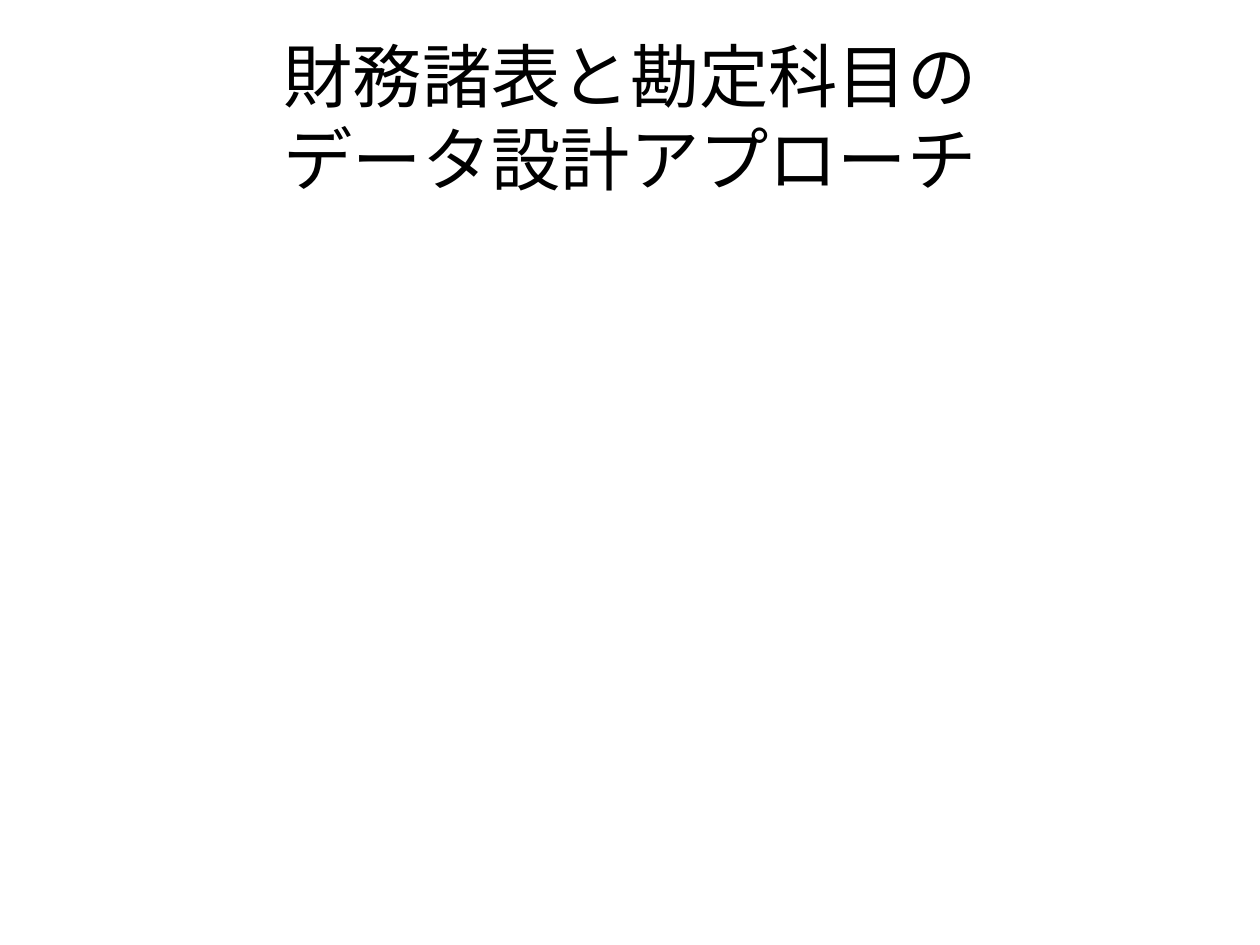
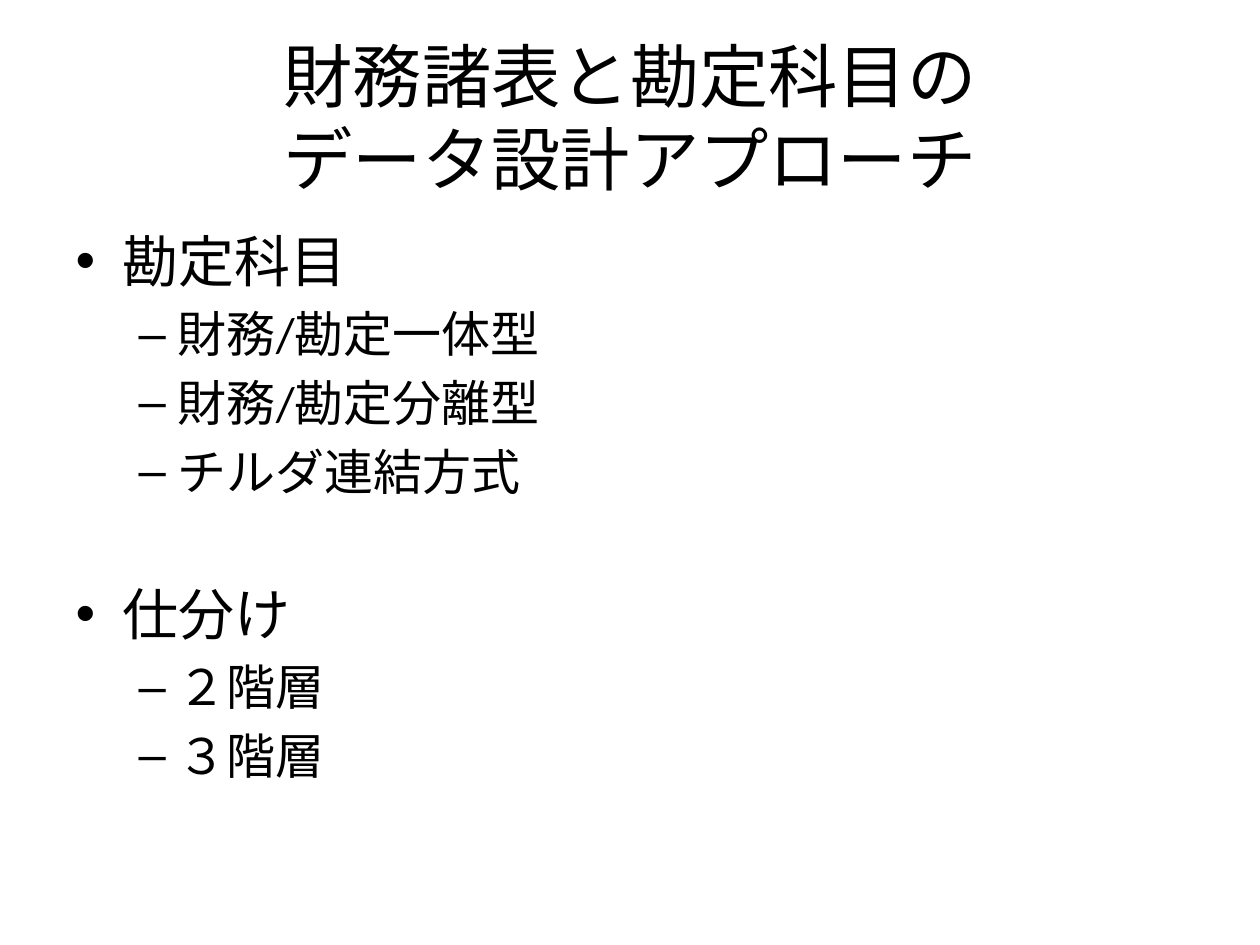
Before and after one commit to k2works/rails_accounting, a slide deck: slide 9 of ppt/プレゼン資料.pptx (slide 8 before the commit). Drawn at 1260x945 pixels with LibreOffice and Linux fonts; fonts in the diff are those of the drawing. Boxes give left, top, right and bottom in pixels: in the first picture for what was removed or moved away, otherwise in the second. Text is boxed around its words. In the diff, an @@ line names an element or a change of style, - is before the commit and + after.

Commit message:
設計資料作成

```diff
--- a/ppt/プレゼン資料.pptx
+++ b/ppt/プレゼン資料.pptx
@@ text added at bbox=[123, 235, 539, 778], 28 pt, text #000000 @@
+• 勘定科目
+  – 財務/勘定一体型
+  – 財務/勘定分離型
+  – チルダ連結方式
+• 仕分け
+  – ２階層
+  – ３階層
```
Also in this commit, not shown: 6 other slides changed, 7 slides added, 9 other files.
